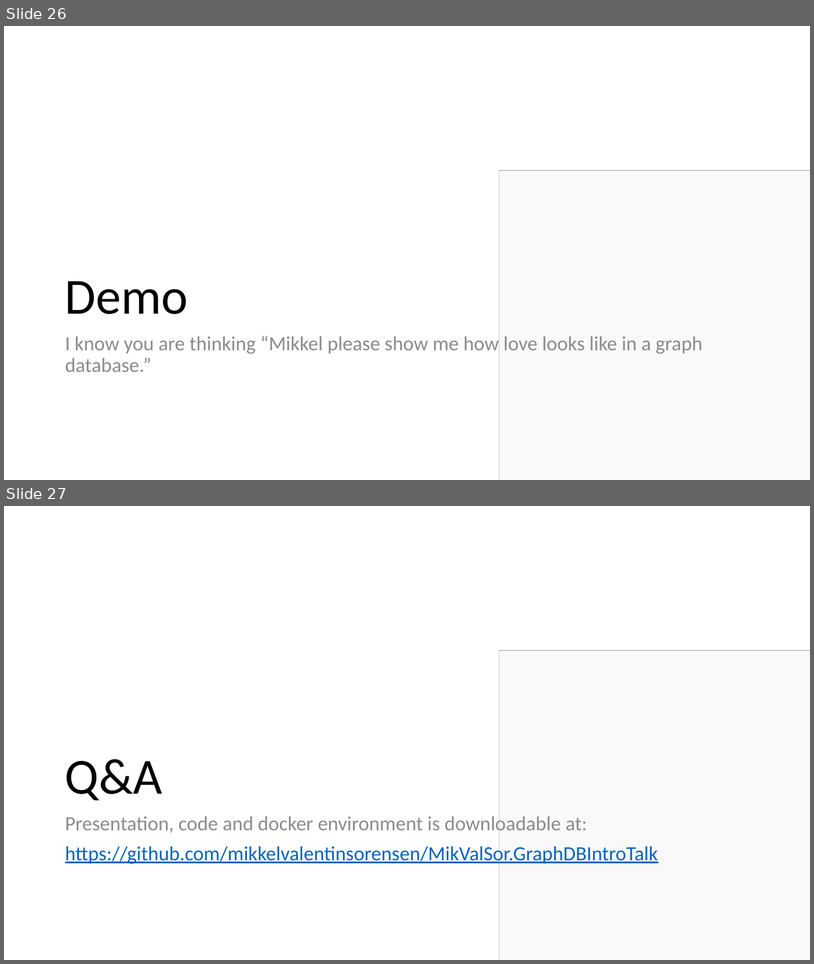
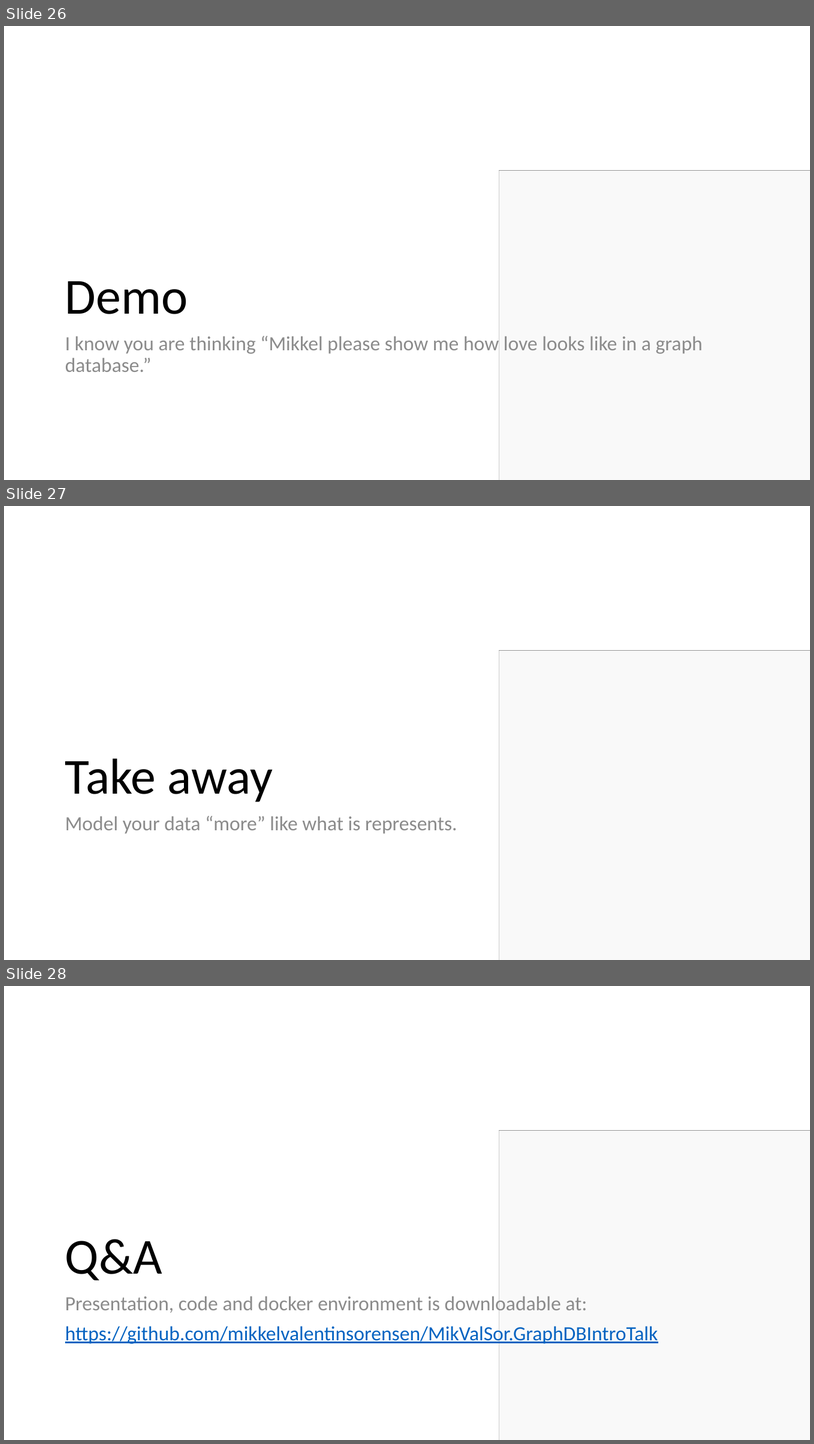
Before and after one commit to mikkelvalentinsorensen/MikValSor.GraphDBIntroTalk, a slide deck: Presentation.pptx. Shown one above the other, each under a label of ours: slides 26 and 27 before the commit, slides 26, 27 and 28 after it. The pictures are 814x964 and 814x1444 pixels, drawn with LibreOffice and Linux fonts; fonts in the diff are those of the drawing; grey boxes stand for pictures. Boxes give left, top, right and bottom in pixels: in the first picture for what was removed or moved away, otherwise in the second. Text is boxed around its words. In the diff, an @@ line names an element or a change of style, - is before the commit and + after.

```diff
--- a/Presentation.pptx
+++ b/Presentation.pptx
@@ slide 27 added at <box>4,506,810,960</box>, background #FFFFFF @@
@@ picture added at <box>500,651,810,960</box> @@
@@ rectangle added at <box>500,651,810,960</box>, fill #FFFFFF at 89% opacity @@
@@ title added at <box>65,758,273,802</box>, 60 pt, text #000000 @@
+Take away
@@ text added at <box>65,816,458,834</box>, 24 pt, text #8C8C8C @@
+Model your data “more” like what is represents.
@@ what was slide 27 is now slide 28 @@
```
Also in this commit, not shown: 1 other file.
